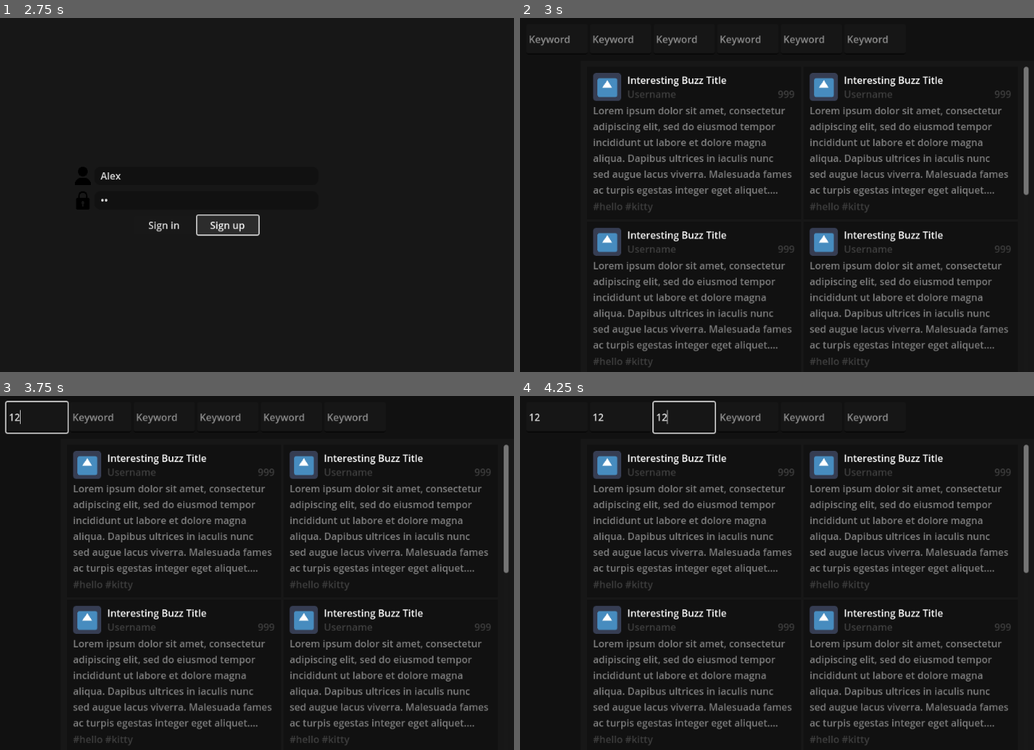
Above: before the commit, frames 1-4 (two rows, left to right).
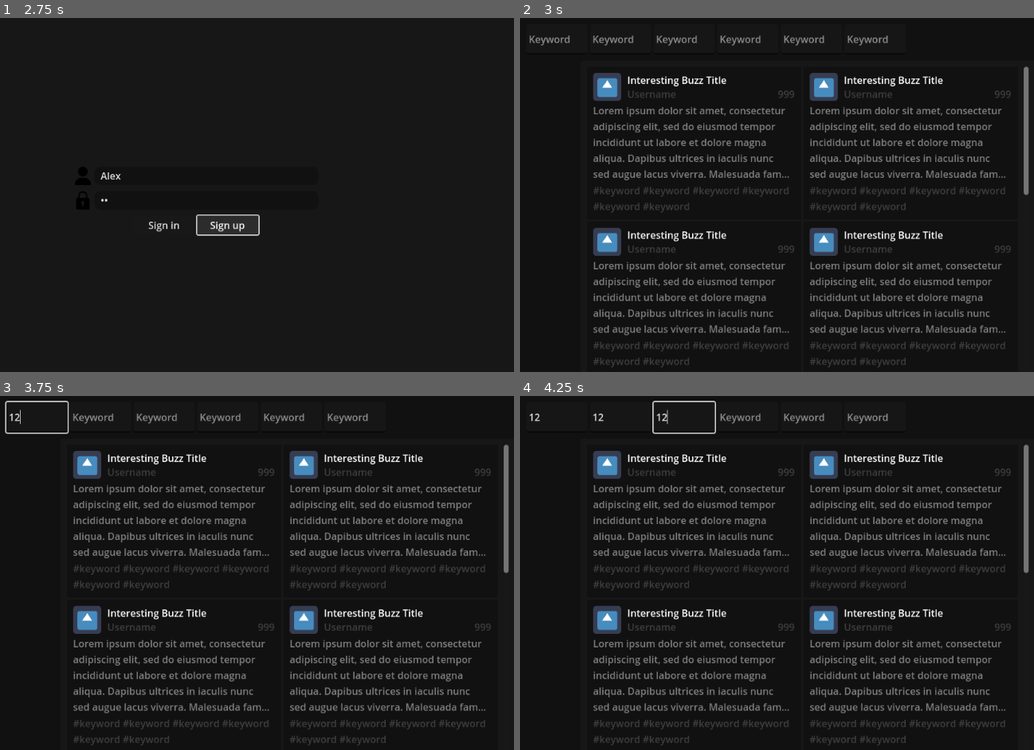
Above: after the commit, the same moments.

Repository: SageAzakaela/Bzl-App-Prototype
Game: Godot game, scene res://root/root.tscn
The game is run twice, just before and just after one commit, with the same random seed, the same clock (stepped at 60 frames per second) and the same inputs. The engine's default icon, where the game draws it, is replaced by a stand-in: a white triangle on a blue panel in a dark square.
Inputs (mouse positions are in pixels of both pictures, inside the frame that each line leads up to):
- Up to frame 1 (2.75 s): click (205, 177) at 0.52 s; type "Alex" at 0.6 s; click (205, 202) at 0.75 s; type "12" at 0.83 s; click "Sign in" at 1.25 s; click "Sign up" at 2 s
- Up to frame 2 (3 s): click "Sign in" at 2.75 s
- Up to frame 3 (3.75 s): click (35, 417) at 3.52 s; type "12" at 3.6 s
- Up to frame 4 (4.25 s): click (622, 417) at 3.75 s; type "12" at 3.83 s; click (684, 417) at 3.98 s; type "12" at 4.07 s

Frame 1 is identical in both runs. In frame 2, 2.1% of the frame differs, in the area x 14-96%, y 43-99%; in frame 3, 2.1%; in frame 4, 2.1%.

Commit message:
Implemented every value

Diff:
--- a/Bzl/buzzes/Buzz.gd
+++ b/Bzl/buzzes/Buzz.gd
@@ -1,15 +1,32 @@
 extends Panel
 
 
-@export var text = ""
-@export var keywords = ["hello", "kitty"]
-@export var remaining_time = 0
-@export var author = ""
+@export var update_on_startup := false
 
+@export var title := ""
+@export var author := ""
+@export var lifetime := 0
+@export var text := ""
+@export var keywords: Array[String] = []
+
+@onready var title_label = $MarginContainer/VBoxContainer/Header/InfoMargins/Info/Title
+@onready var author_label = $MarginContainer/VBoxContainer/Header/InfoMargins/Info/HBoxContainer/Author
+@onready var lifetime_label = $MarginContainer/VBoxContainer/Header/InfoMargins/Info/HBoxContainer/Lifetime
+@onready var text_label = $MarginContainer/VBoxContainer/Text
 @onready var keywords_label = $MarginContainer/VBoxContainer/Keywords
 
 
 func _ready():
+	if update_on_startup:
+		update_values()
+
+
+func update_values():
+	title_label.text = title
+	author_label.text = author
+	lifetime_label.text = str(lifetime)
+	text_label.text = text
+
 	keywords_label.text = ""
 
 	for i in range(0, keywords.size()):
